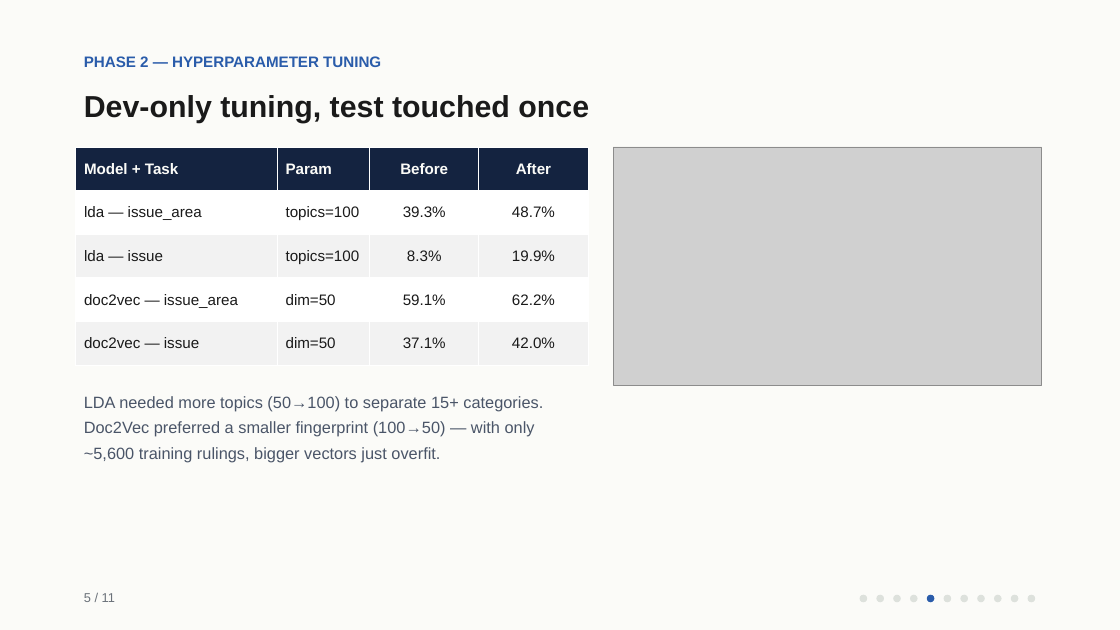
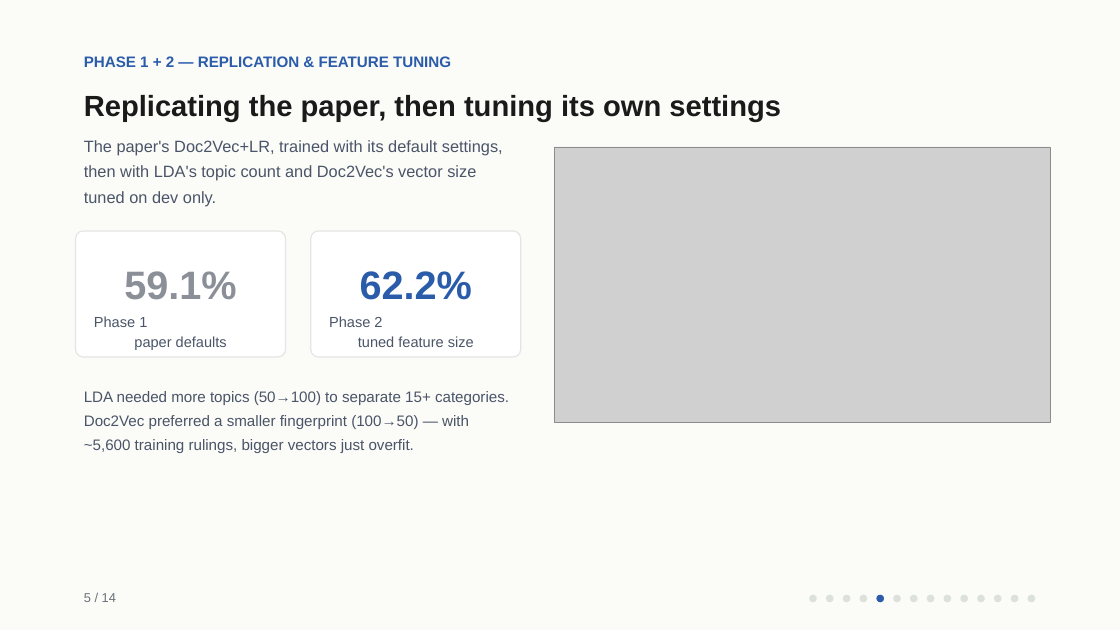
Before and after one commit to amogh-herle/ML-MINI-PROJECT, a slide deck: slide 6 of report/slides.pptx. Drawn at 1120x630 pixels with LibreOffice and Linux fonts; fonts in the diff are those of the drawing; grey boxes stand for pictures. Boxes give left, top, right and bottom in pixels: in the first picture for what was removed or moved away, otherwise in the second. Text is boxed around its words. In the diff, an @@ line names an element or a change of style, - is before the commit and + after.

```diff
--- a/report/slides.pptx
+++ b/report/slides.pptx
@@ text at (x1=84, y1=56, x2=451, y2=67): text changed @@
-PHASE 2 — HYPERPARAMETER TUNING
+PHASE 1 + 2 — REPLICATION & FEATURE TUNING
@@ text at (x1=84, y1=95, x2=781, y2=122): text changed; size 26 to 25 pt @@
-Dev-only tuning, test touched once
+Replicating the paper, then tuning its own settings
@@ table removed at (x1=76, y1=147, x2=588, y2=365), 5 rows, 4 columns @@
-Model + Task | Param | Before | After
-lda — issue_area | topics=100 | 39.3% | 48.7%
-lda — issue | topics=100 | 8.3% | 19.9%
-doc2vec — issue_area | dim=50 | 59.1% | 62.2%
-doc2vec — issue | dim=50 | 37.1% | 42.0%
@@ text added at (x1=84, y1=140, x2=503, y2=206), 14 pt, text #4A5568 @@
+The paper's Doc2Vec+LR, trained with its default settings, then with LDA's topic count and Doc2Vec's vector size tuned on dev only.
@@ picture resized from (x1=613, y1=147, x2=1042, y2=385) to (x1=555, y1=147, x2=1050, y2=423) @@
@@ rounded rectangle added at (x1=76, y1=231, x2=286, y2=357), fill #FFFFFF, outline #E3E6E4 1 pt @@
@@ rounded rectangle added at (x1=311, y1=231, x2=521, y2=357), fill #FFFFFF, outline #E3E6E4 1 pt @@
@@ text added at (x1=124, y1=271, x2=236, y2=300), 34 pt, text #8A8F98, bold @@
+59.1%
@@ text added at (x1=360, y1=271, x2=472, y2=300), 34 pt, text #2A5CAA, bold @@
+62.2%
@@ text added at (x1=94, y1=316, x2=227, y2=350), 12.5 pt, text #4A5568 @@
+Phase 1
+paper defaults
@@ text added at (x1=329, y1=316, x2=474, y2=347), 12.5 pt, text #4A5568 @@
+Phase 2
+tuned feature size
@@ text at (x1=84, y1=391, x2=509, y2=453): text changed; size 14 to 13 pt @@
-LDA needed more topics (50→100) to separate 15+ categories. Doc2Vec preferred a smaller fingerprint (100→50) — with only ~5,600 training rulings, bigger vectors just overfit.
+LDA needed more topics (50→100) to separate 15+ categories. Doc2Vec preferred a smaller fingerprint (100→50) — with ~5,600 training rulings, bigger vectors just overfit.
@@ text at (x1=84, y1=593, x2=116, y2=602): text changed @@
-5 / 11
+5 / 14
@@ ellipse added at (x1=809, y1=595, x2=817, y2=602), fill #DDE1DC @@
@@ ellipse added at (x1=826, y1=595, x2=833, y2=602), fill #DDE1DC @@
@@ ellipse moved from (x1=876, y1=595, x2=884, y2=602) to (x1=843, y1=595, x2=850, y2=602) @@
@@ ellipse moved from (x1=927, y1=595, x2=934, y2=602) to (x1=876, y1=595, x2=884, y2=602) @@
@@ ellipse added at (x1=927, y1=595, x2=934, y2=602), fill #DDE1DC @@
```
Also in this commit, not shown: 7 other slides changed, 7 slides added, 4 slides removed, 37 other files.
